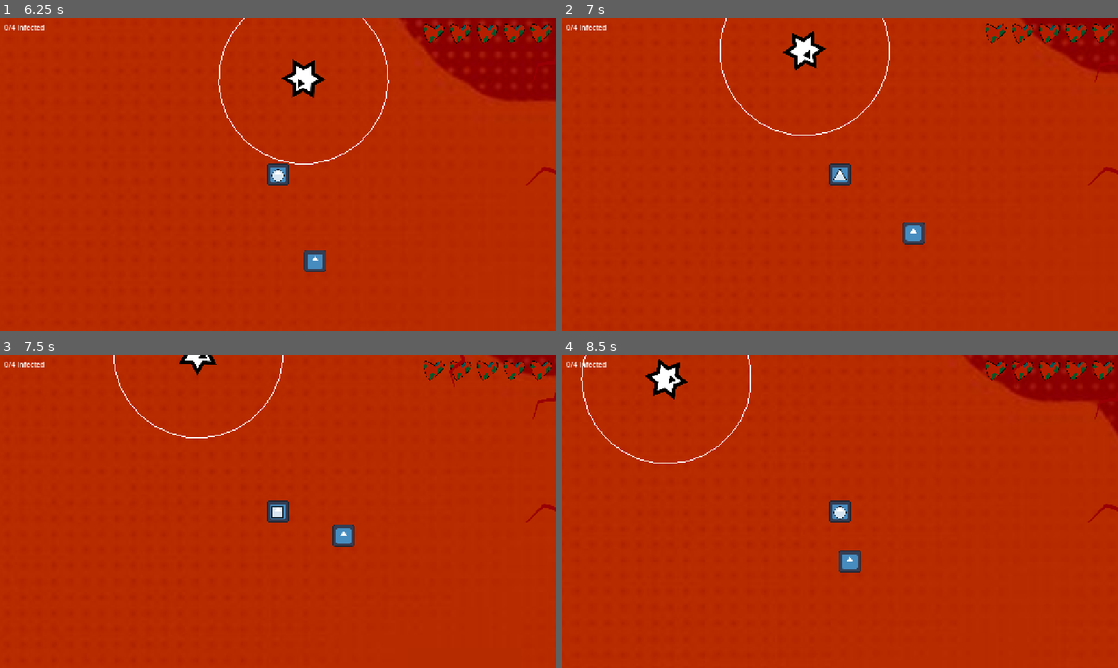
Above: before the commit, frames 1-4 (two rows, left to right).
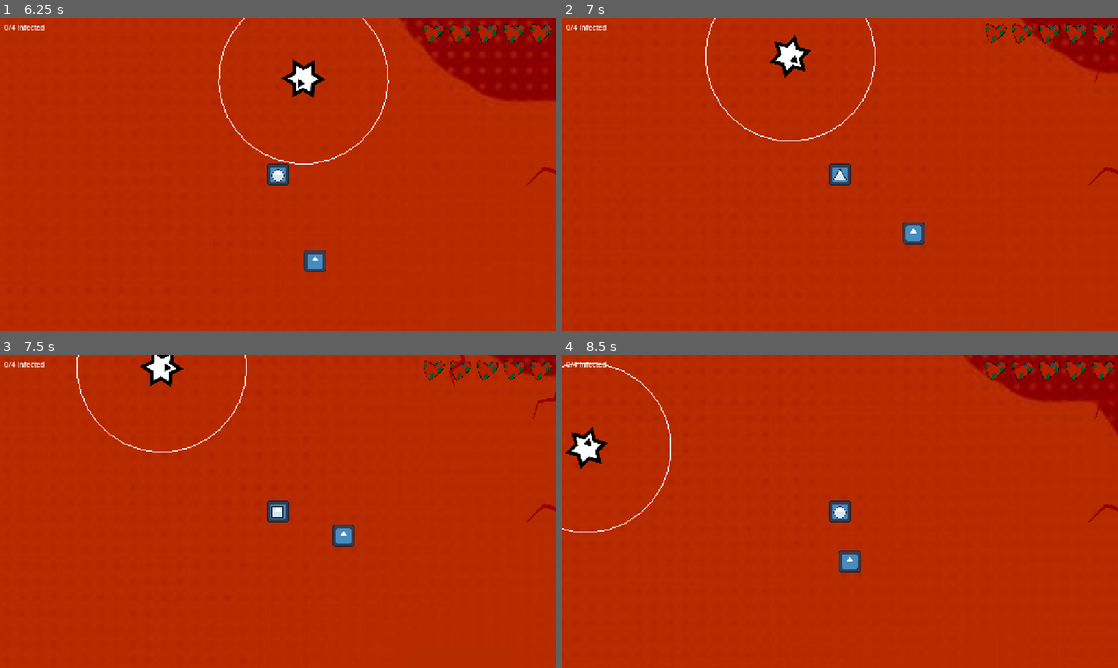
Above: after the commit, the same moments.

Repository: MarkusSecundus/GlobalJam_2026
Game: Godot game, scene res://ui/main_menu.tscn
Two runs of this game, one before a commit and one after it. Both use one fixed random seed, a clock stepped at 60 frames per second and the inputs below. This scene is started directly instead of the project's main scene. The engine's default icon, where the game draws it, is replaced by a stand-in: a white triangle on a blue panel in a dark square.
Inputs:
- Up to frame 1 (6.25 s): click "PLAY" at 0.5 s; click "PLAY" at 1.25 s; hold D (Right) 2.03-2.78 s; tap one key every 0.75 s from 2.1 s: 1 (Mask1) 2 (Mask2) 3 (Mask3) 1 (Mask1) 2 (Mask2) 3 (Mask3); hold S (Down) 2.78-3.53 s; hold D (Right) 3.53-4.28 s; hold W (Up) 4.28-5.03 s; hold A (Left) from 5.03 s (still down)
- Up to frame 2 (7 s): release A (Left) at 6.53 s; hold S (Down) from 6.53 s (still down); tap 1 (Mask1) at 6.6 s
- Up to frame 3 (7.5 s): release S (Down) at 7.28 s; hold D (Right) from 7.28 s (still down); tap 2 (Mask2) at 7.35 s
- Up to frame 4 (8.5 s): release D (Right) at 8.03 s; hold W (Up) from 8.03 s (still down); tap 3 (Mask3) at 8.1 s

Frame 1 is identical in both runs. In frame 2, 1.1% of the frame differs, in the area x 25-59%, y 0-40%; in frame 3, 1.0%; in frame 4, 1.3%, in the area x 0-34%, y 0-57%.

Commit message:
enemy behavior tweaks

Diff:
--- a/prefabs/enemy.gd
+++ b/prefabs/enemy.gd
@@ -2,11 +2,11 @@
 
 var ATTACK_IMPULSE_MAGNITUDE = 1000.0
 var ATTACK_DIR_VARIABILITY = 300.0
-var AGGRO_GAIN_SPEED_SLOW = 1.0/1.75
+var AGGRO_GAIN_SPEED_SLOW = 1.0/2.5
 var AGGRO_GAIN_SPEED_FAST = 1.0/0.67
 var AGGRO_LOSE_SPEED = 1.0 / 2.0
-var AGGRO_COOLDOWN_AFTER_ATTACK = 0.075
-var AGGRO_COOLDOWN_AFTER_HIT = 0.467
+var AGGRO_COOLDOWN_AFTER_ATTACK = 0.1
+var AGGRO_COOLDOWN_AFTER_HIT = 1.67
 
 const RANDOM_MOVE_PERIOD_MIN: float = 0.15
 const RANDOM_MOVE_PERIOD_MAX: float = 2.0
@@ -107,7 +107,7 @@
 		aggro_cooldown = AGGRO_COOLDOWN_AFTER_ATTACK
 
 	if detected_player:
-		random_move_timeout = RANDOM_MOVE_PERIOD_MAX
+		random_move_timeout = RANDOM_MOVE_PERIOD_MIN
 
 	maybe_do_random_movement(delta)
 
